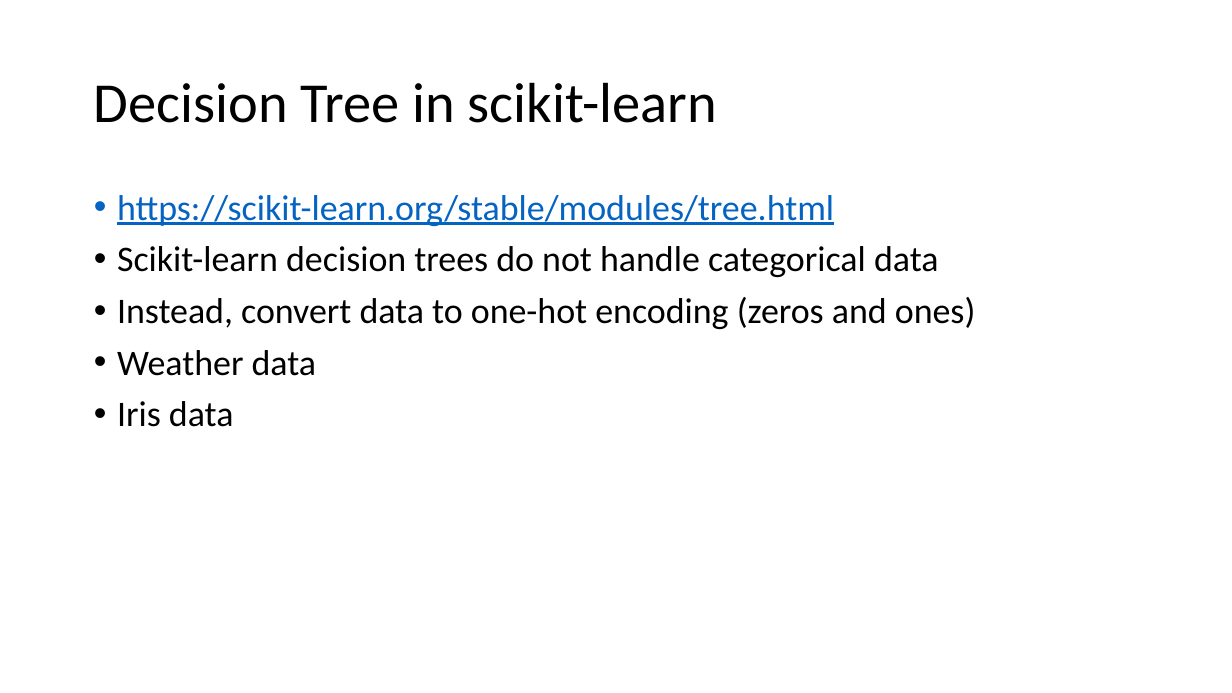
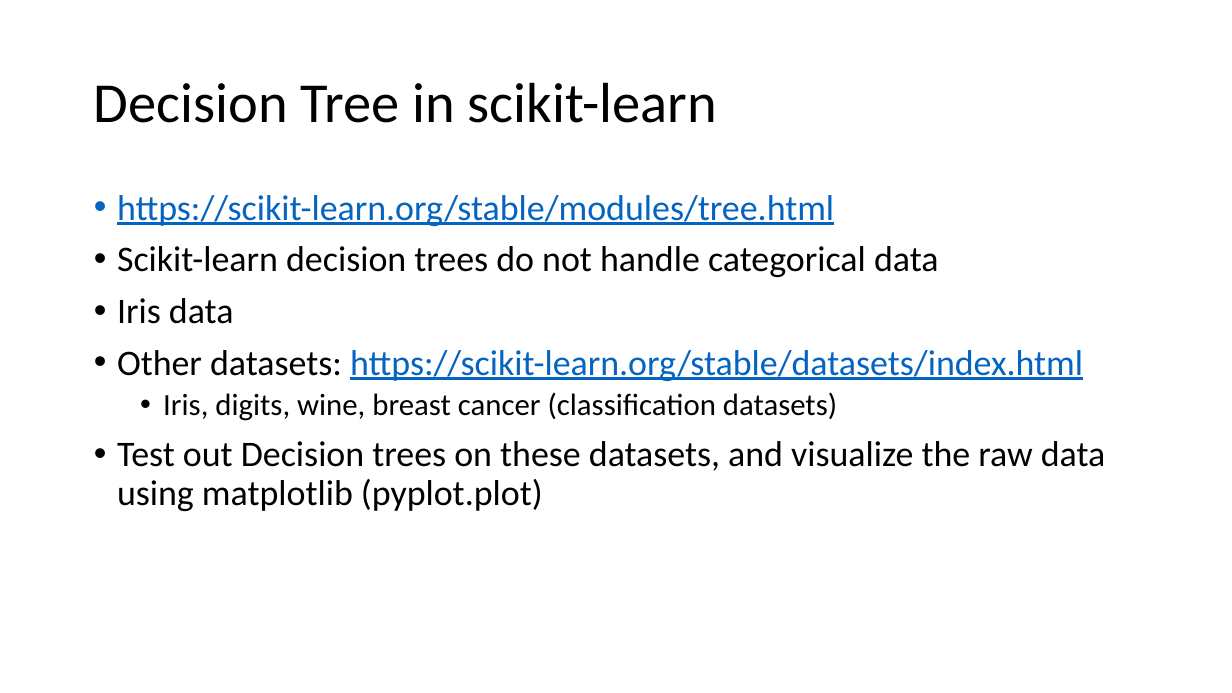
Before and after one commit to russellu/cs405, a slide deck: slide 16 of Lecture_05.pptx (slide 14 before the commit). Drawn at 1232x693 pixels with LibreOffice and Linux fonts; fonts in the diff are those of the drawing. Boxes give left, top, right and bottom in pixels: in the first picture for what was removed or moved away, otherwise in the second. Text is boxed around its words. In the diff, an @@ line names an element or a change of style, - is before the commit and + after.

```diff
--- a/Lecture_05.pptx
+++ b/Lecture_05.pptx
@@ text at (117,297,976,376): paragraphs removed @@
-• Instead, convert data to one-hot encoding (zeros and ones)
-• Weather data
@@ text at (117,350,1106,511): paragraphs added @@
+• Other datasets: https://scikit-learn.org/stable/datasets/index.html
+  • Iris, digits, wine, breast cancer (classification datasets)
+• Test out Decision trees on these datasets, and visualize the raw data using matplotlib (pyplot.plot)
```
Also in this commit, not shown: 5 other slides changed, 2 slides added.
